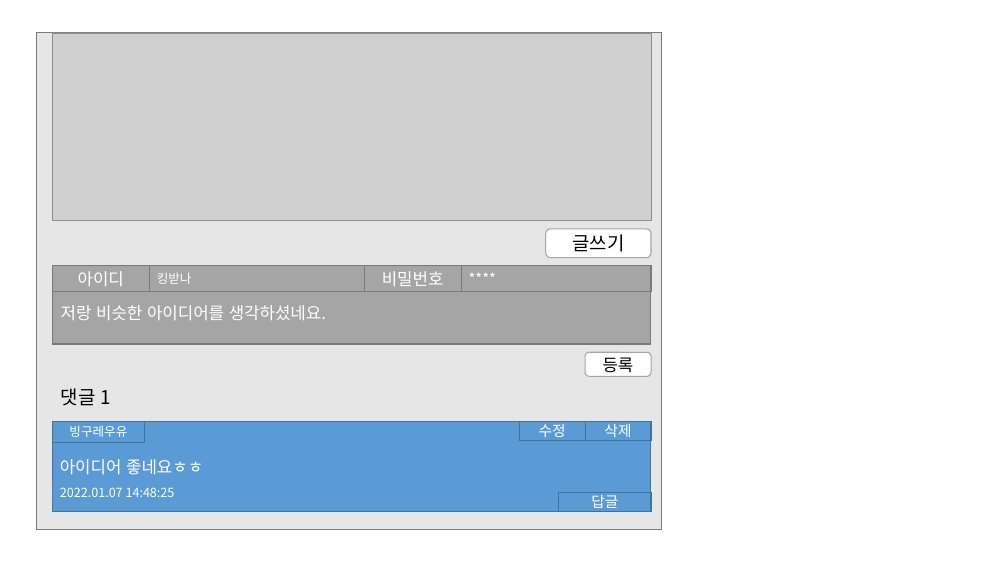
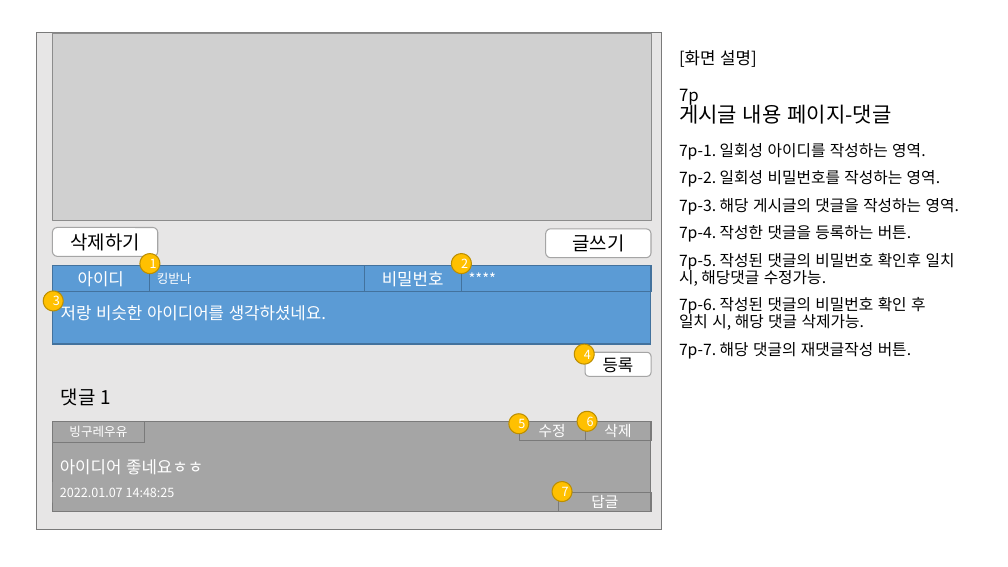
Before and after one commit to jwsimhj97/Fullstack, a slide deck: slide 9 of 소켓통신_심현정.pptx (slide 7 before the commit). Drawn at 1008x567 pixels with LibreOffice and Linux fonts; fonts in the diff are those of the drawing; grey boxes stand for pictures. Boxes give left, top, right and bottom in pixels: in the first picture for what was removed or moved away, otherwise in the second. Text is boxed around its words. In the diff, an @@ line names an element or a change of style, - is before the commit and + after.

```diff
--- a/소켓통신_심현정.pptx
+++ b/소켓통신_심현정.pptx
@@ title added at <box>679,50,891,124</box>, 20 pt, text #000000 @@
+[화면 설명]
+7p
+게시글 내용 페이지-댓글
@@ text added at <box>679,143,959,359</box>, 15 pt, text #000000 @@
+7p-1. 일회성 아이디를 작성하는 영역.
+7p-2. 일회성 비밀번호를 작성하는 영역.
+7p-3. 해당 게시글의 댓글을 작성하는 영역.
+7p-4. 작성한 댓글을 등록하는 버튼.
+7p-5. 작성된 댓글의 비밀번호 확인후 일치 시, 해당댓글 수정가능.
+7p-6. 작성된 댓글의 비밀번호 확인 후 일치 시, 해당 댓글 삭제가능.
+7p-7. 해당 댓글의 재댓글작성 버튼.
@@ rounded rectangle added at <box>52,228,157,256</box>, fill #FFFFFF, outline #A5A5A5 1 pt, 18 pt, text #000000 @@
+삭제하기
@@ ellipse added at <box>140,253,160,273</box>, fill #FFC000, outline #BD8E00 1 pt, 12 pt, text #FFFFFF @@
+1
@@ ellipse added at <box>451,253,471,273</box>, fill #FFC000, outline #BD8E00 1 pt, 12 pt, text #FFFFFF @@
+2
@@ fill #A5A5A5 to #5B9BD5; outline #7A7A7A 1 pt to #43739E 1 pt in 5 elements at <box>150,265,364,291</box>, <box>364,265,461,291</box>, <box>52,265,149,291</box>, <box>52,265,651,344</box>, <box>461,265,651,291</box> @@
@@ ellipse added at <box>43,291,63,311</box>, fill #FFC000, outline #BD8E00 1 pt, 12 pt, text #FFFFFF @@
+3
@@ ellipse added at <box>575,344,594,364</box>, fill #FFC000, outline #BD8E00 1 pt, 12 pt, text #FFFFFF @@
+4
@@ ellipse added at <box>509,414,529,433</box>, fill #FFC000, outline #BD8E00 1 pt, 12 pt, text #FFFFFF @@
+5
@@ ellipse added at <box>577,411,597,431</box>, fill #FFC000, outline #BD8E00 1 pt, 12 pt, text #FFFFFF @@
+6
@@ fill #5B9BD5 to #A5A5A5; outline #43739E 1 pt to #7A7A7A 1 pt in 5 elements at <box>52,421,144,442</box>, <box>559,492,651,512</box>, <box>585,421,651,441</box>, <box>520,421,585,441</box>, <box>52,421,651,512</box> @@
@@ ellipse added at <box>552,482,572,501</box>, fill #FFC000, outline #BD8E00 1 pt, 12 pt, text #FFFFFF @@
+7
```
Also in this commit, not shown: 8 other slides changed, 4 slides added, 2 slides removed, 24 other files.
